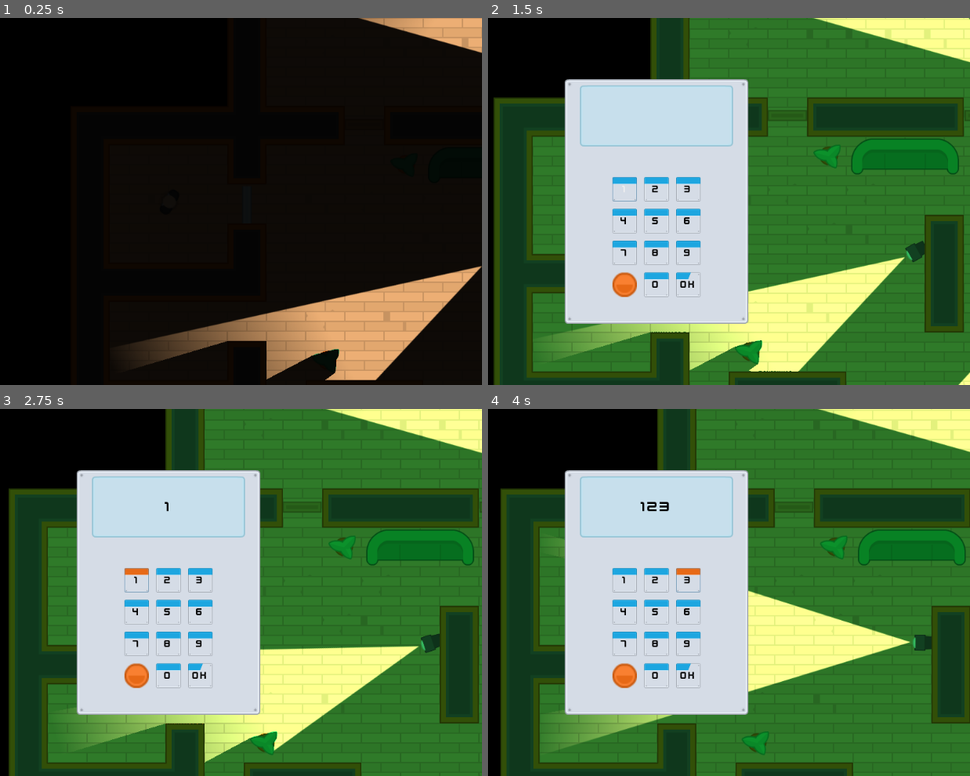
Above: before the commit, frames 1-4 (two rows, left to right).
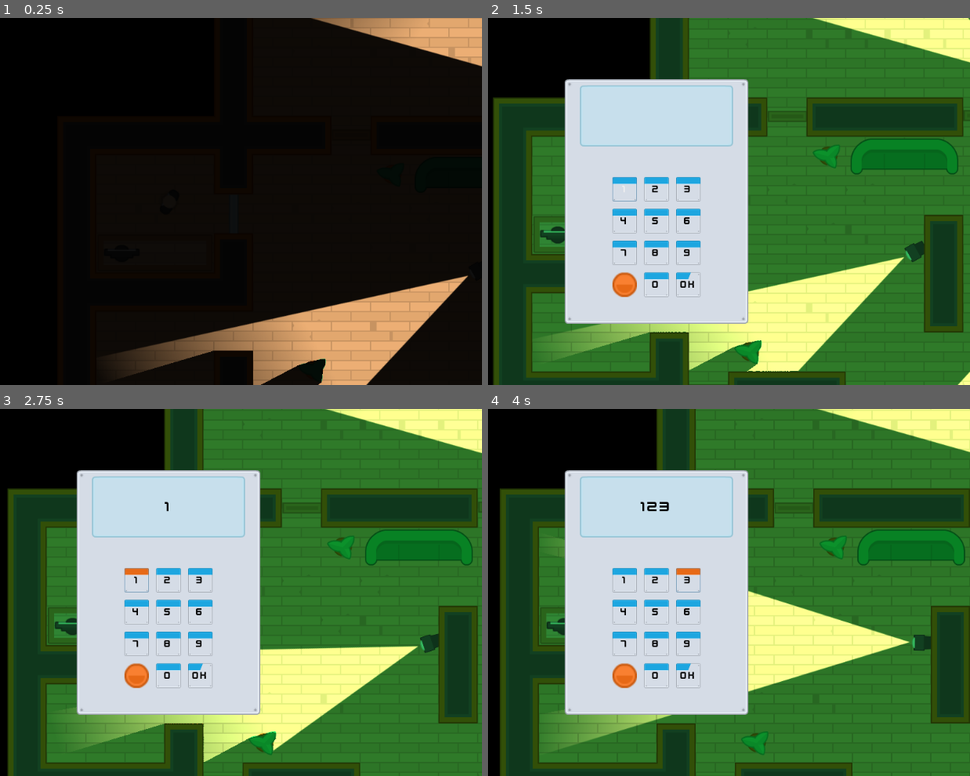
Above: after the commit, the same moments.

Repository: alexandrepeluchi/godot-udemy
Game: Godot game, scene res://Levels/Level1.tscn
The game is run twice, just before and just after one commit, with the same random seed, the same clock (stepped at 60 frames per second) and the same inputs.
Inputs (mouse positions are in pixels of both pictures, inside the frame that each line leads up to):
- Up to frame 1 (0.25 s): no input
- Up to frame 2 (1.5 s): tap Enter at 0.5 s; move the mouse to (854, 124) at 0.52 s; hold D (move_right) 0.53-1.28 s; hold Space (toggle_vision_mode) 0.53-1.28 s; click (854, 124) at 0.67 s; move the mouse to (671, 205) at 1.27 s; hold S (move_down) from 1.28 s (still down); tap Space (toggle_vision_mode) at 1.35 s; click (671, 205) at 1.42 s
- Up to frame 3 (2.75 s): release S (move_down) at 2 s; click "1" at 2 s
- Up to frame 4 (4 s): click "2" at 2.75 s; click "3" at 3.5 s

The runs differ from the first frame. In frame 1, 5.3% of the frame differs, in the area x 25-100%, y 0-100%; in frame 2, 1.5%; in frame 3, 2.1%; in frame 4, 1.2%.
Error in both runs: Invalid get index '0' (on base: 'Array'). (res://Characters/NPCs/Guard.gd:26)

Commit message:
Alteração nas camadas de colisão e teste de interação do computador

Diff:
--- a/Heist Meisters/Computer/Computer.gd
+++ b/Heist Meisters/Computer/Computer.gd
@@ -1,14 +1,14 @@
 extends Node2D
 
-
+var can_click: bool = false
 
 func _on_Area2D_body_entered(body):
-	pass # Replace with function body.
-
+	can_click = true
 
 func _on_Area2D_body_exited(body):
-	pass # Replace with function body.
-
+	can_click = false
+	$CanvasLayer/ComputerPopup.hide()
 
 func _on_Area2D_input_event(viewport, event, shape_idx):
-	pass # Replace with function body.
+	if Input.is_mouse_button_pressed(BUTTON_LEFT) and can_click:
+		$CanvasLayer/ComputerPopup.popup_centered()
--- a/Heist Meisters/Computer/Computer.tscn
+++ b/Heist Meisters/Computer/Computer.tscn
@@ -15,8 +15,8 @@
 texture = ExtResource( 1 )
 
 [node name="Area2D" type="Area2D" parent="."]
-visible = false
 position = Vector2( -29.8451, 0 )
+collision_layer = 8
 
 [node name="CollisionShape2D" type="CollisionShape2D" parent="Area2D"]
 position = Vector2( 64, 0 )
--- a/Heist Meisters/Computer/ComputerPopup.tscn
+++ b/Heist Meisters/Computer/ComputerPopup.tscn
@@ -6,7 +6,6 @@
 [ext_resource path="res://Interface/Theme.tres" type="Theme" id=4]
 
 [node name="ComputerPopup" type="Popup"]
-visible = true
 margin_right = 40.0
 margin_bottom = 40.0
 rect_min_size = Vector2( 600, 480 )
--- a/Heist Meisters/Levels/Level1.tscn
+++ b/Heist Meisters/Levels/Level1.tscn
@@ -1,10 +1,11 @@
-[gd_scene load_steps=6 format=2]
+[gd_scene load_steps=7 format=2]
 
 [ext_resource path="res://Levels/TemplateLevel.tscn" type="PackedScene" id=1]
 [ext_resource path="res://Characters/NPCs/Camera.tscn" type="PackedScene" id=2]
 [ext_resource path="res://Characters/NPCs/Guard.tscn" type="PackedScene" id=3]
 [ext_resource path="res://Doors/Door.tscn" type="PackedScene" id=4]
 [ext_resource path="res://Doors/LockedDoor.tscn" type="PackedScene" id=5]
+[ext_resource path="res://Computer/Computer.tscn" type="PackedScene" id=6]
 
 [node name="TemplateLevel" instance=ExtResource( 1 )]
 
@@ -33,7 +34,10 @@
 position = Vector2( 92.3968, 925.429 )
 
 [node name="Furniture" parent="Navigation2D" index="2"]
-tile_data = PoolIntArray( 196622, 1073741828, 0, 262157, 536 …(124 unchanged characters)… , 1610612744, 0, 524295, 1610612743, 0, 655373, 1073741830, 0, 786445, 6, 0, 851 …(367 unchanged characters)…
+tile_data = PoolIntArray( 196622, 1073741828, 0, 262157, 536 …(124 unchanged characters)… , 1610612744, 0, 524295, 1610612743, 0, 720893, 1610612739, 0, 720894, 2, 0, 720895, 3, 0, 655373, 1073741830, 0, 786445, 6, 0, 851 …(367 unchanged characters)…
+
+[node name="Player" parent="." index="1"]
+position = Vector2( -73.7565, 588.09 )
 
 [node name="Camera" parent="Cameras" index="0" instance=ExtResource( 2 )]
 position = Vector2( 326.189, 1093.66 )
@@ -55,25 +59,29 @@
 rotation = -5.4417
 
 [node name="Door" parent="Doors" index="0" instance=ExtResource( 4 )]
-position = Vector2( 96.1732, 928.242 )
+position = Vector2( 927.724, 733.977 )
 
 [node name="Door2" parent="Doors" index="1" instance=ExtResource( 4 )]
-position = Vector2( 286.458, 1184.45 )
+position = Vector2( 96.1664, 926.31 )
+
+[node name="Door3" parent="Doors" index="2" instance=ExtResource( 4 )]
+position = Vector2( 224.86, 479.419 )
+
+[node name="Door4" parent="Doors" index="3" instance=ExtResource( 4 )]
+position = Vector2( 544.472, 478.004 )
+
+[node name="Door5" parent="Doors" index="4" instance=ExtResource( 4 )]
+position = Vector2( 288.853, 1184.4 )
 rotation = 1.5708
 
-[node name="Door4" parent="Doors" index="2" instance=ExtResource( 4 )]
-position = Vector2( 928.483, 735.709 )
-
-[node name="Door5" parent="Doors" index="3" instance=ExtResource( 4 )]
-position = Vector2( 544.916, 478 )
-
-[node name="Door6" parent="Doors" index="4" instance=ExtResource( 4 )]
-position = Vector2( 223.529, 478 )
-
-[node name="Door7" parent="Doors" index="5" instance=ExtResource( 4 )]
-position = Vector2( 674.464, 1121.05 )
+[node name="Door6" parent="Doors" index="5" instance=ExtResource( 4 )]
+position = Vector2( 671.461, 1119.66 )
 rotation = 1.5708
 
 [node name="LockedDoor" parent="LockedDoors" index="0" instance=ExtResource( 5 )]
-position = Vector2( 31.7312, 610.573 )
+position = Vector2( 32.8536, 608.889 )
 rotation = 1.57102
+
+[node name="Computer" parent="Computers" index="0" instance=ExtResource( 6 )]
+position = Vector2( -150.117, 673.144 )
+rotation = -1.5708
--- a/Heist Meisters/Levels/TemplateLevel.tscn
+++ b/Heist Meisters/Levels/TemplateLevel.tscn
@@ -274,6 +274,8 @@
 
 [node name="Furniture" type="TileMap" parent="Navigation2D"]
 tile_set = SubResource( 19 )
+collision_layer = 2
+collision_mask = 5
 format = 1
 
 [node name="Player" parent="." instance=ExtResource( 2 )]
@@ -292,3 +294,5 @@
 [node name="Doors" type="Node" parent="."]
 
 [node name="LockedDoors" type="Node" parent="."]
+
+[node name="Computers" type="Node" parent="."]
--- a/Heist Meisters/project.godot
+++ b/Heist Meisters/project.godot
@@ -56,6 +56,7 @@
 2d_physics/layer_1="Player"
 2d_physics/layer_2="Tilemap"
 2d_physics/layer_3="NPC"
+2d_physics/layer_4="Computers"
 
 [rendering]
 
